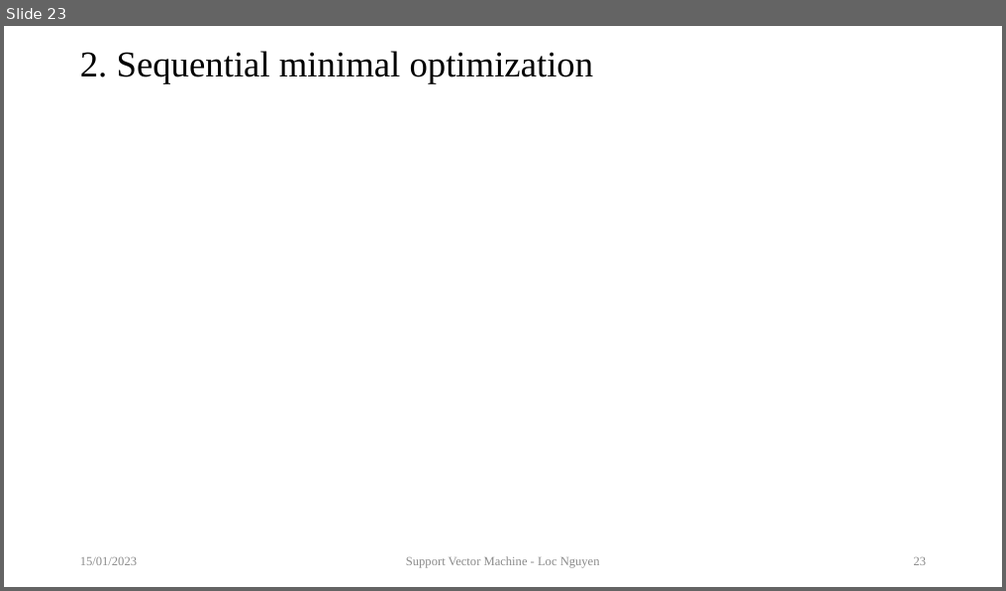
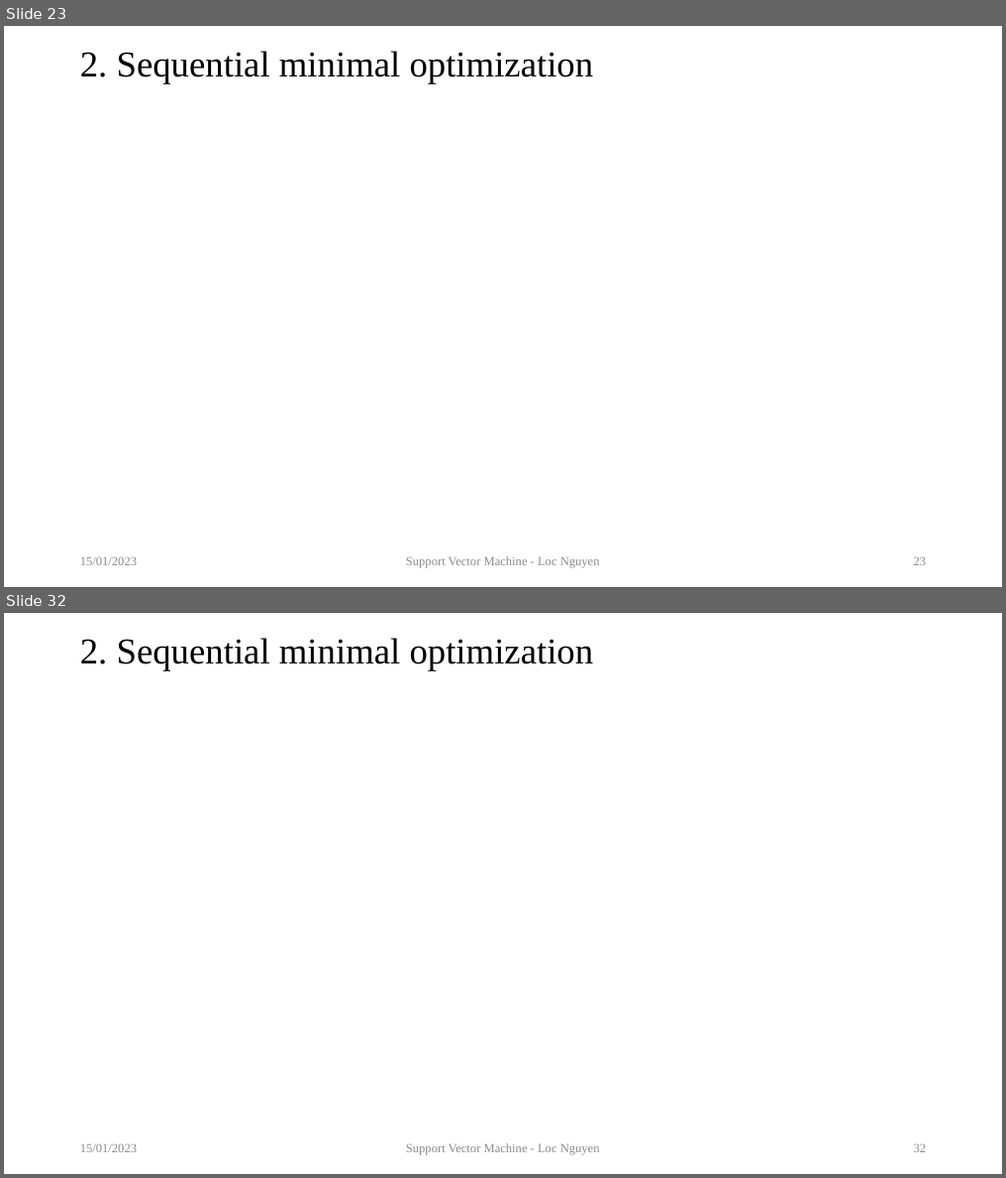
Before and after one commit to sciencepg/global-optimization, a slide deck: 09.TutorialOnSVM/artifact/TutorialOnSVM.pptx. Shown one above the other, each under a label of ours: slide 23 before the commit, slides 23 and 32 after it; the slides between them are not shown. The pictures are 1006x591 and 1006x1178 pixels, drawn with LibreOffice and Linux fonts; fonts in the diff are those of the drawing; grey boxes stand for pictures. Boxes give left, top, right and bottom in pixels: in the first picture for what was removed or moved away, otherwise in the second. Text is boxed around its words. In the diff, an @@ line names an element or a change of style, - is before the commit and + after.

```diff
--- a/09.TutorialOnSVM/artifact/TutorialOnSVM.pptx
+++ b/09.TutorialOnSVM/artifact/TutorialOnSVM.pptx
@@ slide 32 added at <box>4,613,1002,1174</box>, background #FFFFFF @@
@@ title added at <box>80,638,594,671</box>, 35 pt, text #000000 @@
+2. Sequential minimal optimization
@@ text added at <box>80,1145,137,1153</box>, 12 pt, text #8C8C8C @@
+15/01/2023
@@ text added at <box>406,1144,600,1156</box>, 12 pt, text #8C8C8C @@
+Support Vector Machine - Loc Nguyen
@@ page number added at <box>914,1145,927,1153</box>, 12 pt, text #8C8C8C @@
+32
```
Also in this commit, not shown: 4 slides changed, 24 other slides added, 1 other file.
